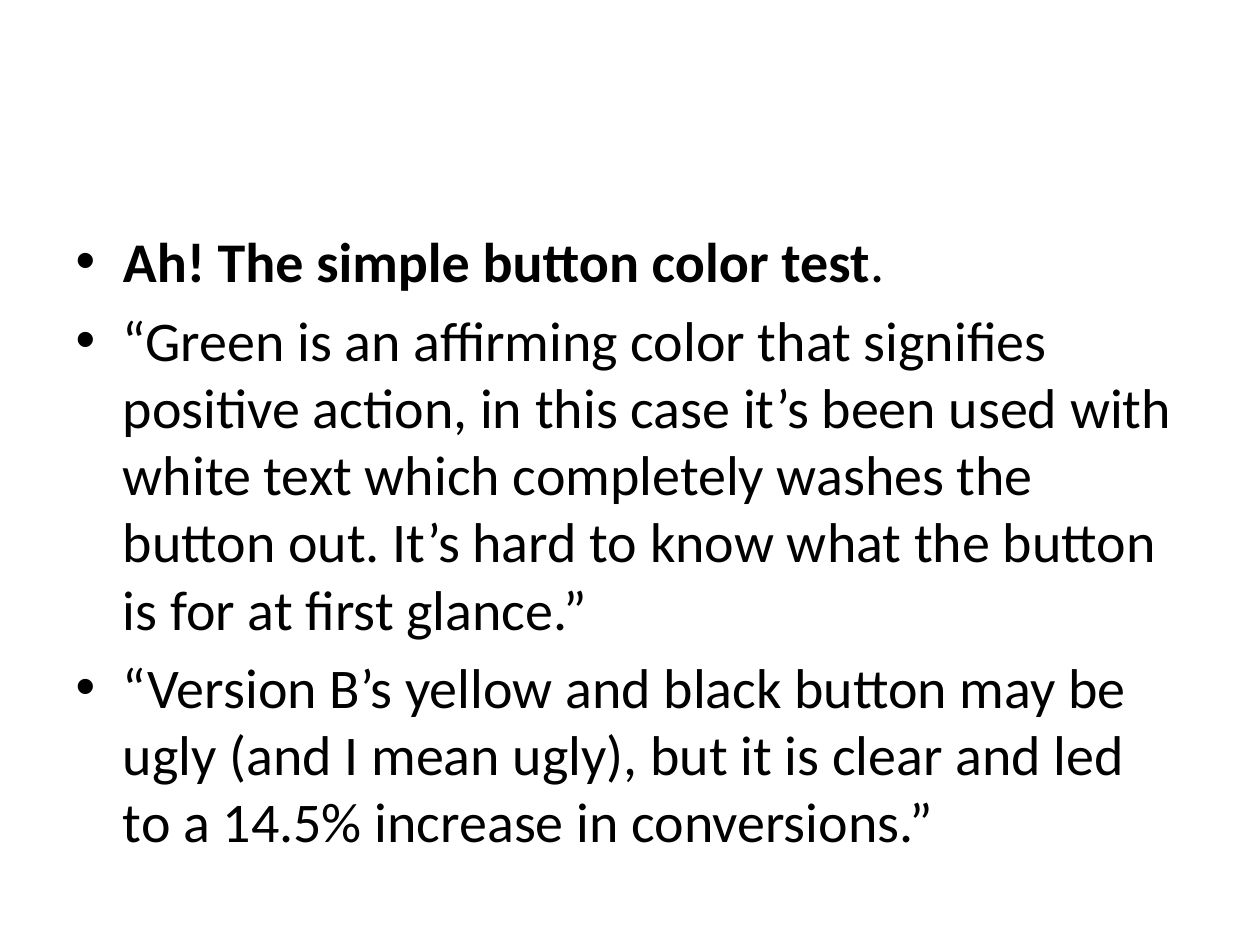
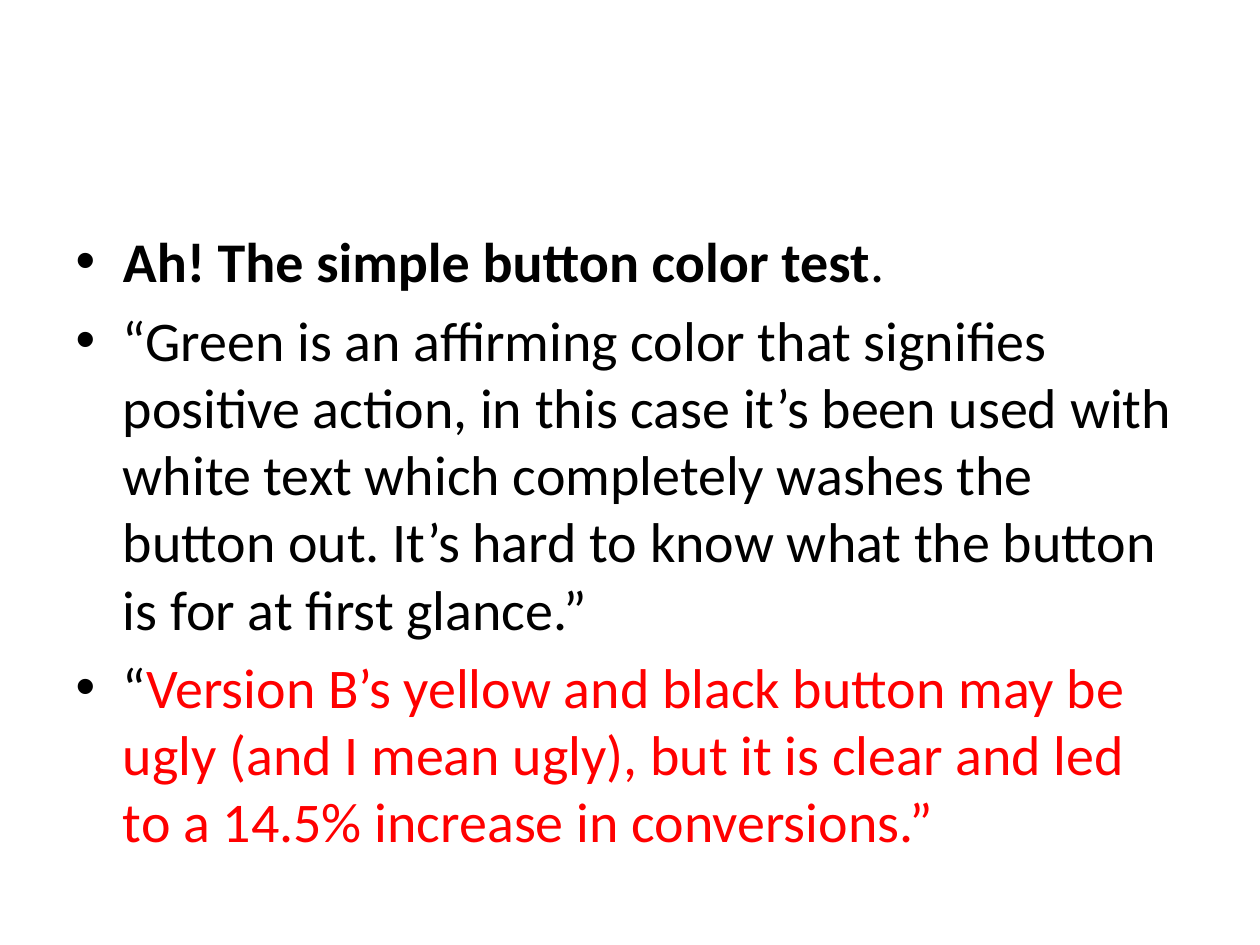
Before and after one commit to harrytrinh2/ML-by-CBD-Robotics, a slide deck: slide 22 of week3/AB_testing.pptx. Drawn at 1260x945 pixels with LibreOffice and Linux fonts; fonts in the diff are those of the drawing. Boxes give left, top, right and bottom in pixels: in the first picture for what was removed or moved away, otherwise in the second. Text is boxed around its words. In the diff, an @@ line names an element or a change of style, - is before the commit and + after.

```diff
--- a/week3/AB_testing.pptx
+++ b/week3/AB_testing.pptx
@@ text at bbox=[123, 667, 1124, 843]: text colour #000000 to #FF0000 in "“Version B’s yellow and black button may ..." @@
```
Also in this commit, not shown: 2 other slides changed, 13 other files.
